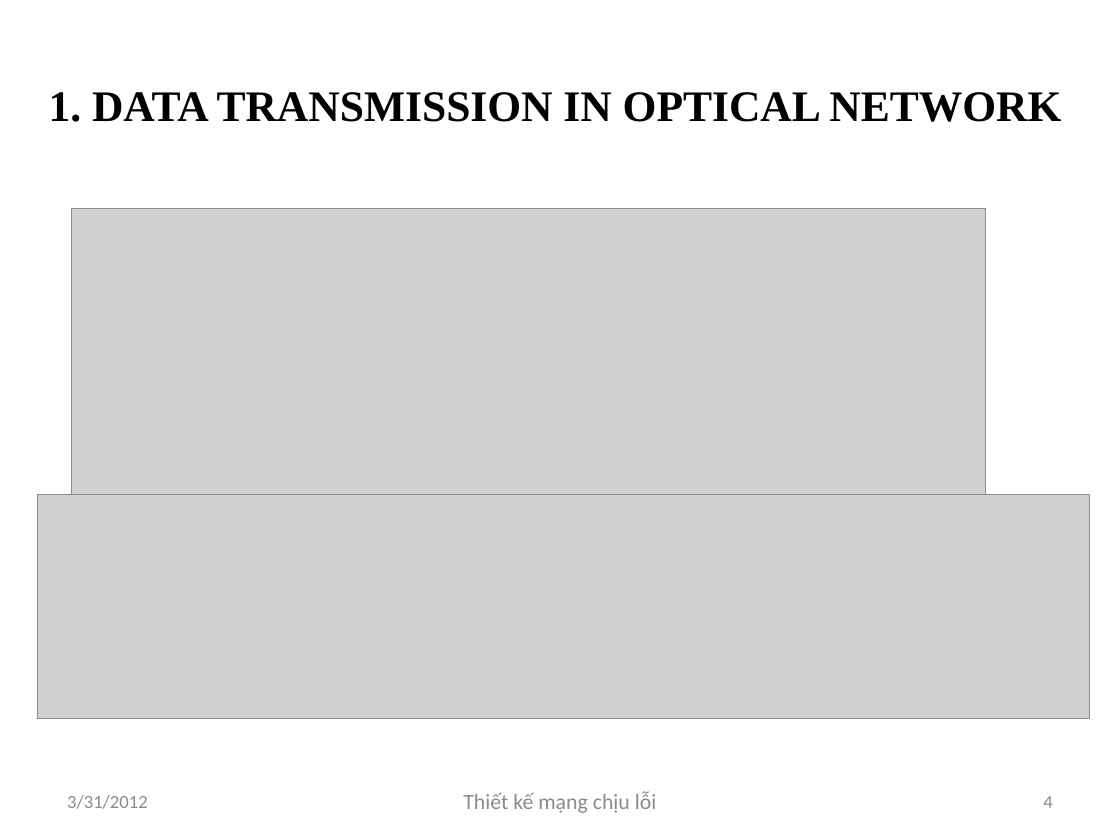
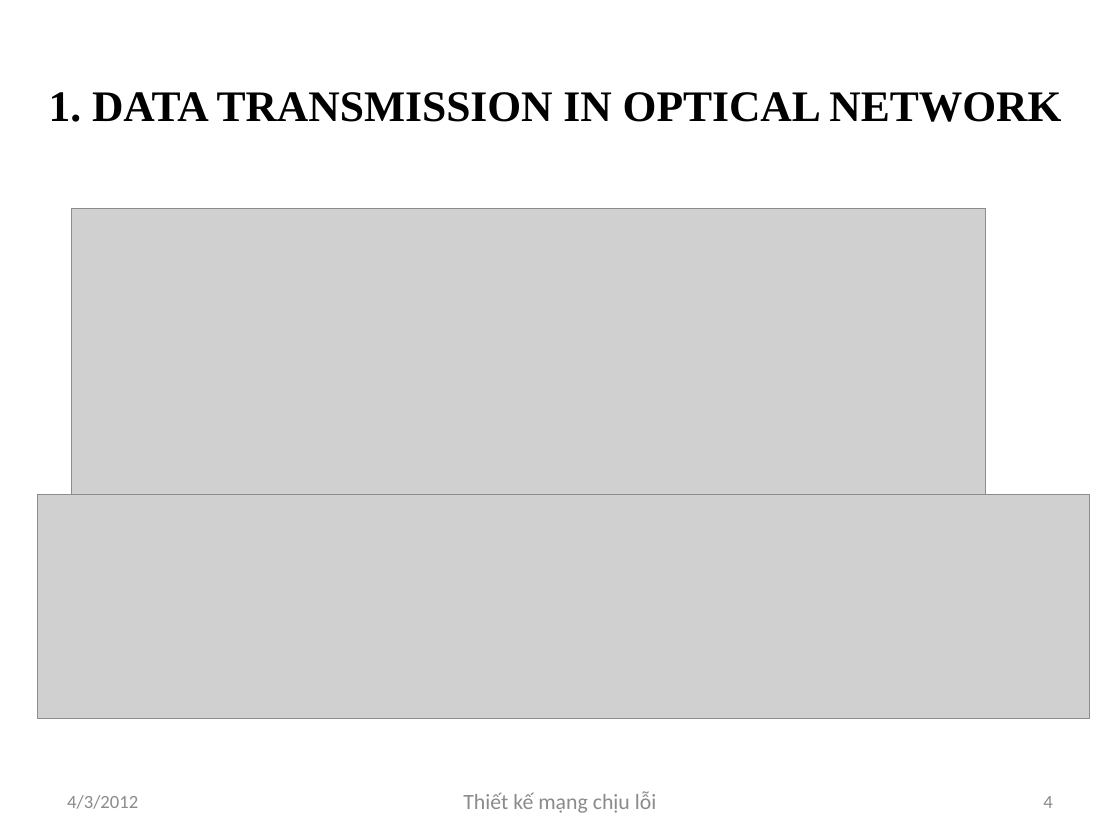
Before and after one commit to luongnv89/GAMSOND, a slide deck: slide 4 of Presents/Luongnv.Intro4.0.pptx. Drawn at 1120x840 pixels with LibreOffice and Linux fonts; fonts in the diff are those of the drawing; grey boxes stand for pictures. Boxes give left, top, right and bottom in pixels: in the first picture for what was removed or moved away, otherwise in the second. Text is boxed around its words. In the diff, an @@ line names an element or a change of style, - is before the commit and + after.

```diff
--- a/Presents/Luongnv.Intro4.0.pptx
+++ b/Presents/Luongnv.Intro4.0.pptx
@@ text at box(67, 795, 138, 809): text changed @@
-3/31/2012
+4/3/2012
```
Also in this commit, not shown: 38 other slides changed.
